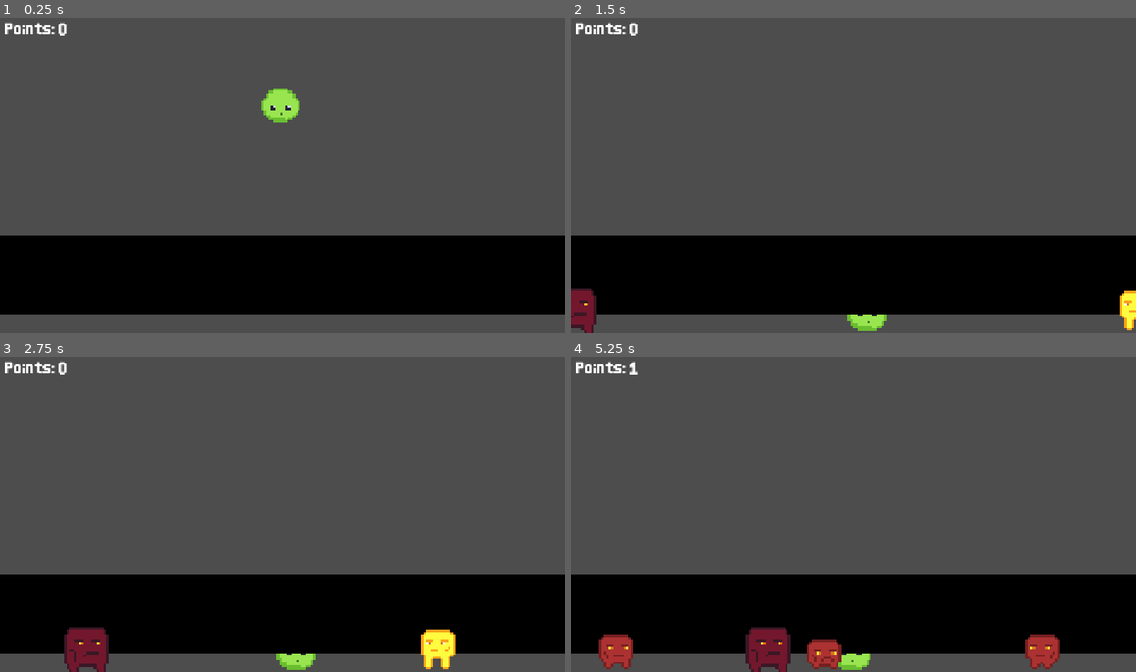
Above: before the commit, frames 1-4 (two rows, left to right).
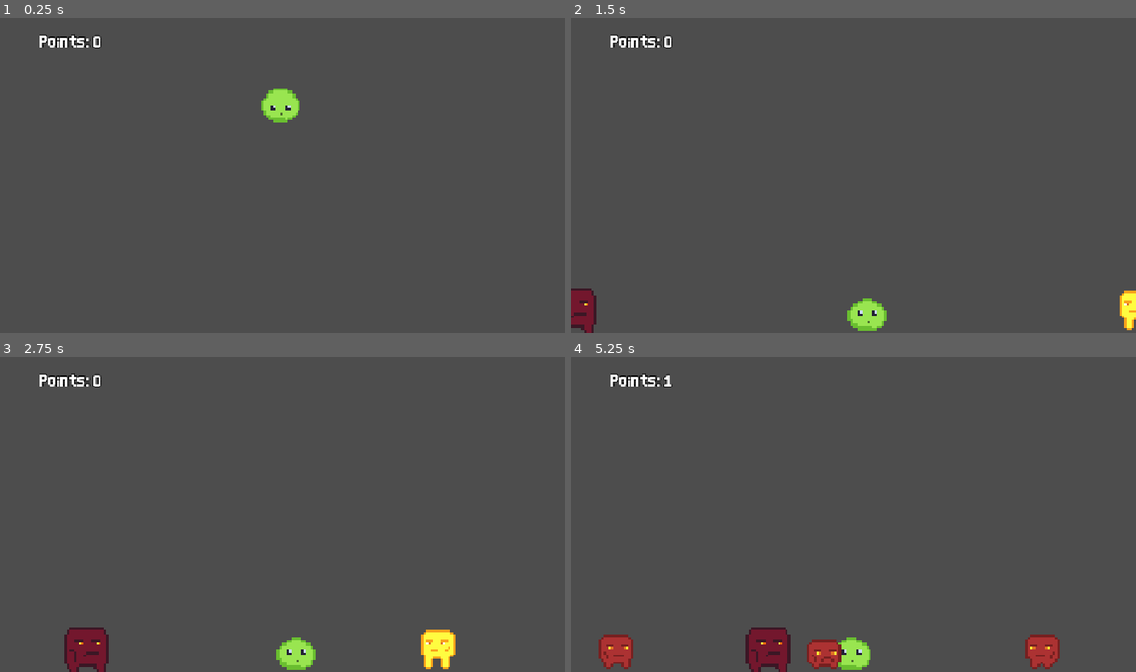
Above: after the commit, the same moments.

Repository: gnampfkuchen-oss/King-of-Blob
Game: Godot game, scene res://Scenes/main.tscn
Same seed, same stepped clock (60 frames per second), same inputs: the game is played once before the commit and once after it.
Inputs:
- Up to frame 1 (0.25 s): no input
- Up to frame 2 (1.5 s): hold Right (right) from 0.53 s (still down)
- Up to frame 3 (2.75 s): release Right (right) at 2.03 s; hold Left (left) from 2.03 s (still down)
- Up to frame 4 (5.25 s): release Left (left) at 2.78 s; hold Right (right) 2.78-4.28 s; hold Left (left) 4.28-5.03 s; hold Right (right) from 5.03 s (still down)

The runs differ from the first frame. In frame 1, 26% of the frame differs, in the area x 0-100%, y 1-95%; in frame 2, 25%; in frame 3, 25%; in frame 4, 24%.

Commit message:
ui

Diff:
--- a/new-game-project/Scenes/main.tscn
+++ b/new-game-project/Scenes/main.tscn
@@ -10,7 +10,6 @@
 [ext_resource type="PackedScene" uid="uid://f060nnwkta4y" path="res://Scenes/enemy1_R.tscn" id="5_kry3j"]
 [ext_resource type="PackedScene" uid="uid://cciumh5q0bcnf" path="res://Scenes/enemy2_L.tscn" id="8_6iyac"]
 [ext_resource type="PackedScene" uid="uid://b883yfm6et4hi" path="res://Scenes/enemy3_L.tscn" id="9_fdnlq"]
-[ext_resource type="Texture2D" uid="uid://5m312187sst3" path="res://Assets/Graphics/test.png" id="11_d1ilt"]
 
 [sub_resource type="RectangleShape2D" id="RectangleShape2D_23856"]
 size = Vector2(24.75, 14)
@@ -55,11 +54,6 @@
 offset_right = -19.0
 offset_bottom = 19.0
 
-[node name="Test" type="Sprite2D" parent="." unique_id=1580652969]
-position = Vector2(556, 548.99994)
-scale = Vector2(5, 5)
-texture = ExtResource("11_d1ilt")
-
 [connection signal="timeout" from="Spawner L/Timer" to="Spawner L" method="_on_timer_timeout"]
 [connection signal="point" from="Player" to="." method="_on_player_point"]
 [connection signal="timeout" from="Spawner R/Timer" to="Spawner R" method="_on_timer_timeout"]
--- a/new-game-project/Scenes/ui.tscn
+++ b/new-game-project/Scenes/ui.tscn
@@ -1,6 +1,8 @@
 [gd_scene format=3 uid="uid://dbtxw1jpbbb5i"]
 
 [ext_resource type="FontFile" uid="uid://b65vgsjbe3pqt" path="res://Assets/Thin Sans.ttf" id="1_jxero"]
+[ext_resource type="Script" uid="uid://c2yqybr8u0cd" path="res://Scripts/ui.gd" id="1_nf4gj"]
+[ext_resource type="Texture2D" uid="uid://ciqkc75xfgten" path="res://Assets/Graphics/menu.png" id="2_qdvrb"]
 
 [node name="UI" type="Control" unique_id=1071254360]
 layout_mode = 3
@@ -9,14 +11,19 @@
 anchor_bottom = 1.0
 grow_horizontal = 2
 grow_vertical = 2
+script = ExtResource("1_nf4gj")
 
-[node name="Points" type="Node2D" parent="." unique_id=213216904]
+[node name="Points" type="CanvasLayer" parent="." unique_id=1234454265]
+layer = 2
+offset = Vector2(70.25, 25.765)
+transform = Transform2D(1, 0, 0, 1, 70.25, 25.765)
 metadata/_edit_group_ = true
 
 [node name="Pointlabel" type="Label" parent="Points" unique_id=984591047]
 offset_left = 11.0
 offset_right = 141.0
 offset_bottom = 50.0
+theme_override_constants/outline_size = 7
 theme_override_fonts/font = ExtResource("1_jxero")
 theme_override_font_sizes/font_size = 20
 text = "Points: "
@@ -26,6 +33,36 @@
 offset_top = 1.0
 offset_right = 240.0
 offset_bottom = 51.0
+theme_override_constants/outline_size = 7
 theme_override_fonts/font = ExtResource("1_jxero")
 theme_override_font_sizes/font_size = 20
 text = "0"
+
+[node name="Upgrades" type="Container" parent="." unique_id=1971303137]
+layout_mode = 1
+anchors_preset = 8
+anchor_left = 0.5
+anchor_top = 0.5
+anchor_right = 0.5
+anchor_bottom = 0.5
+offset_left = -576.0
+offset_top = -324.0
+offset_right = 576.0
+offset_bottom = 324.0
+grow_horizontal = 2
+grow_vertical = 2
+
+[node name="Menu" type="Sprite2D" parent="Upgrades" unique_id=527185224]
+position = Vector2(568.99994, 327)
+scale = Vector2(5, 5)
+texture = ExtResource("2_qdvrb")
+
+[node name="Title" type="Label" parent="Upgrades" unique_id=731831277]
+layout_mode = 2
+size_flags_horizontal = 6
+theme_override_constants/outline_size = 7
+theme_override_fonts/font = ExtResource("1_jxero")
+theme_override_font_sizes/font_size = 30
+text = "Upgrades:"
+horizontal_alignment = 1
+vertical_alignment = 1
--- /dev/null
+++ b/new-game-project/Scripts/ui.gd
@@ -0,0 +1,11 @@
+extends Control
+
+
+# Called when the node enters the scene tree for the first time.
+func _ready() -> void:
+	$Upgrades.hide()
+
+
+# Called every frame. 'delta' is the elapsed time since the previous frame.
+func _process(delta: float) -> void:
+	pass
Not shown, added: new-game-project/Scripts/ui.gd.uid
